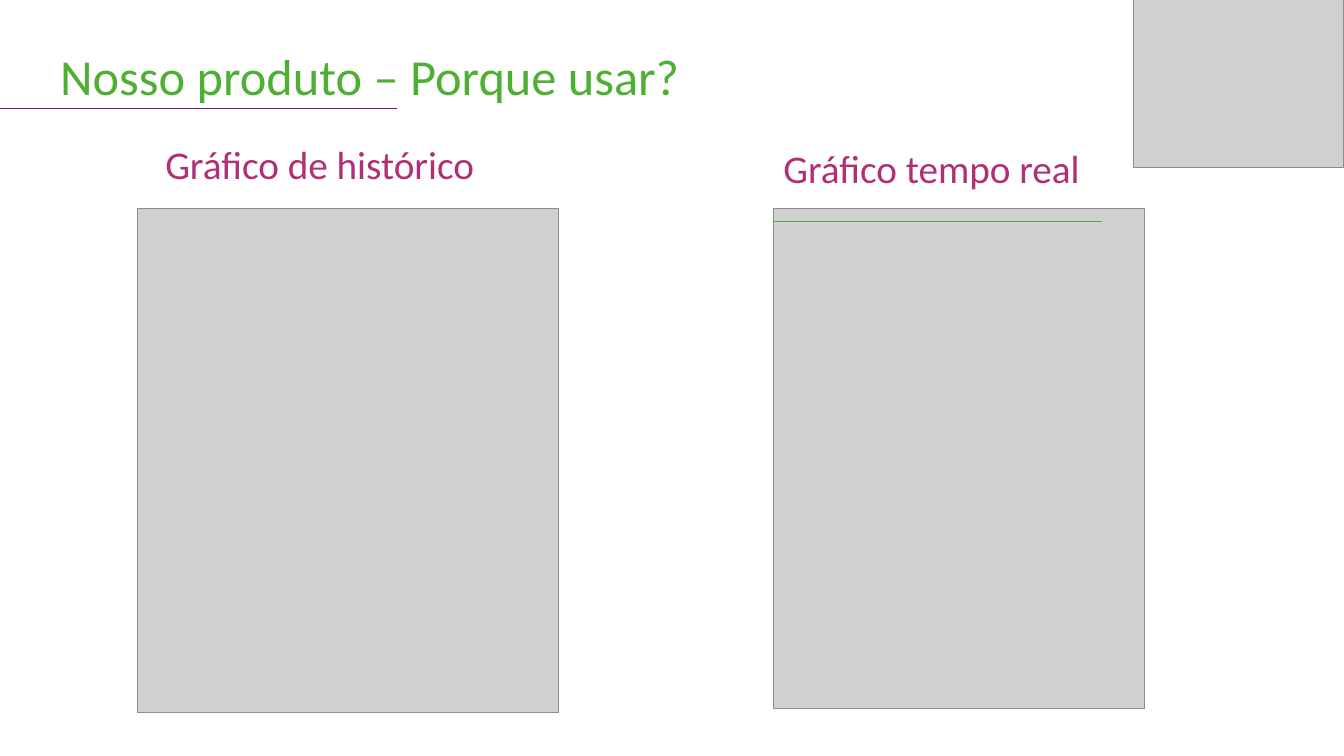
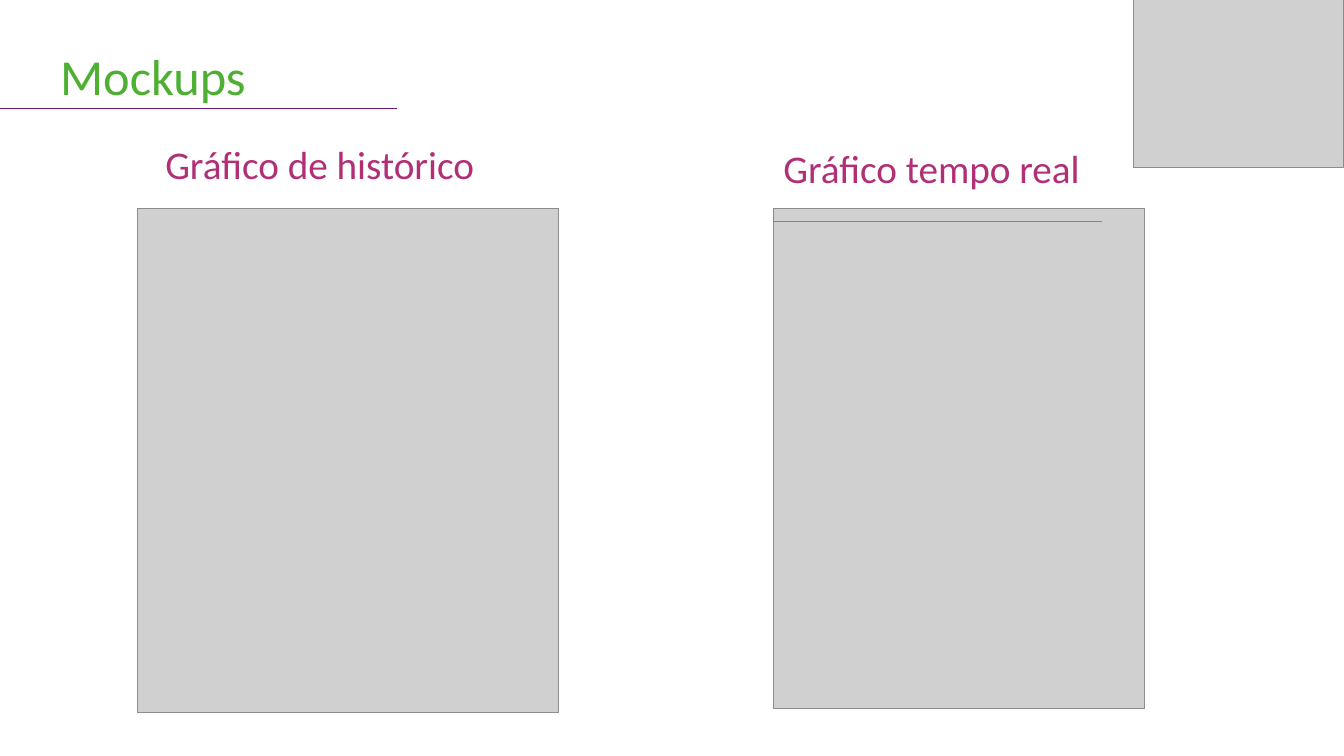
Before and after one commit to GVRO1/curso-angular, a slide deck: slide 16 of documentacao/Apresentações/Sprint 3.pptx (slide 6 before the commit). Drawn at 1344x756 pixels with LibreOffice and Linux fonts; fonts in the diff are those of the drawing; grey boxes stand for pictures. Boxes give left, top, right and bottom in pixels: in the first picture for what was removed or moved away, otherwise in the second. Text is boxed around its words. In the diff, an @@ line names an element or a change of style, - is before the commit and + after.

```diff
--- a/documentacao/Apresentações/Sprint 3.pptx
+++ b/documentacao/Apresentações/Sprint 3.pptx
@@ title at <box>60,60,246,103</box>: text changed @@
-Nosso produto – Porque usar?
+Mockups
```
Also in this commit, not shown: 4 other slides changed, 3 slides added, 1 slide removed, 4 other files.
